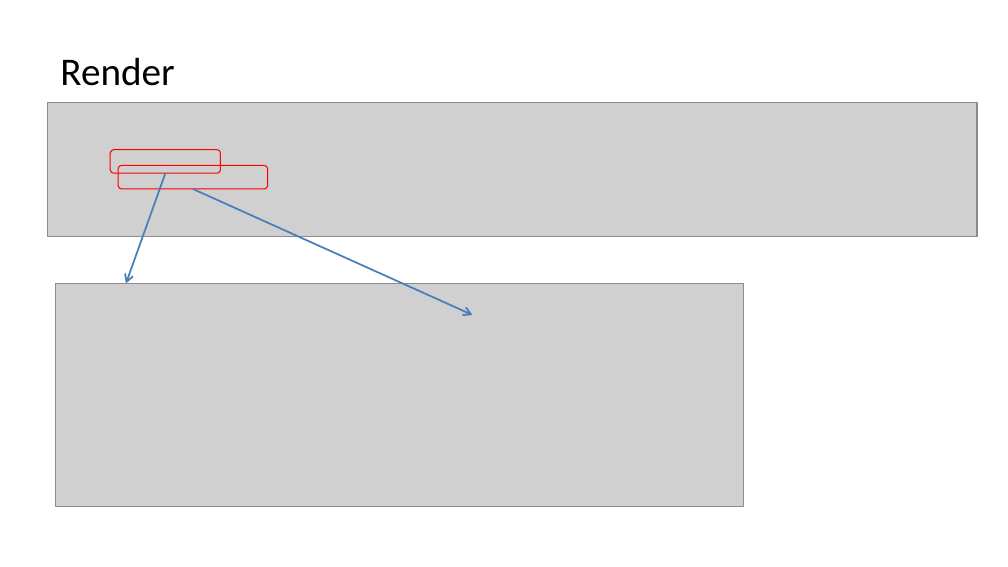
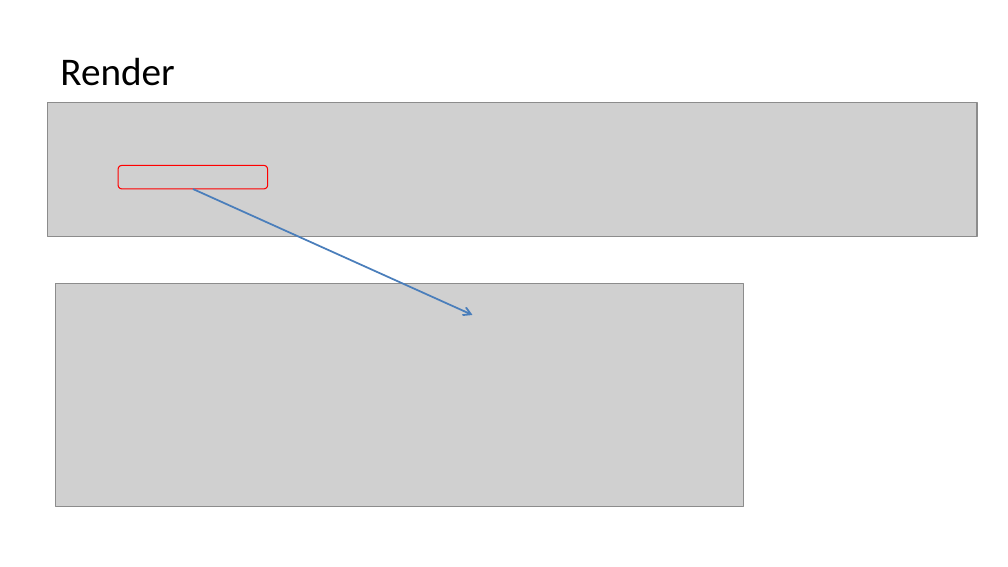
Before and after one commit to qicosmos/cppcon2018, a slide deck: slide 57 of cppcon2018.pptx (slide 59 before the commit). Drawn at 1008x567 pixels with LibreOffice and Linux fonts; fonts in the diff are those of the drawing; grey boxes stand for pictures. Boxes give left, top, right and bottom in pixels: in the first picture for what was removed or moved away, otherwise in the second. Text is boxed around its words. In the diff, an @@ line names an element or a change of style, - is before the commit and + after.

```diff
--- a/cppcon2018.pptx
+++ b/cppcon2018.pptx
@@ rounded rectangle removed at [110, 149, 220, 172] @@
@@ arrow removed from (165, 173) to (126, 283) @@
```
Also in this commit, not shown: 6 other slides changed, 2 slides removed.
